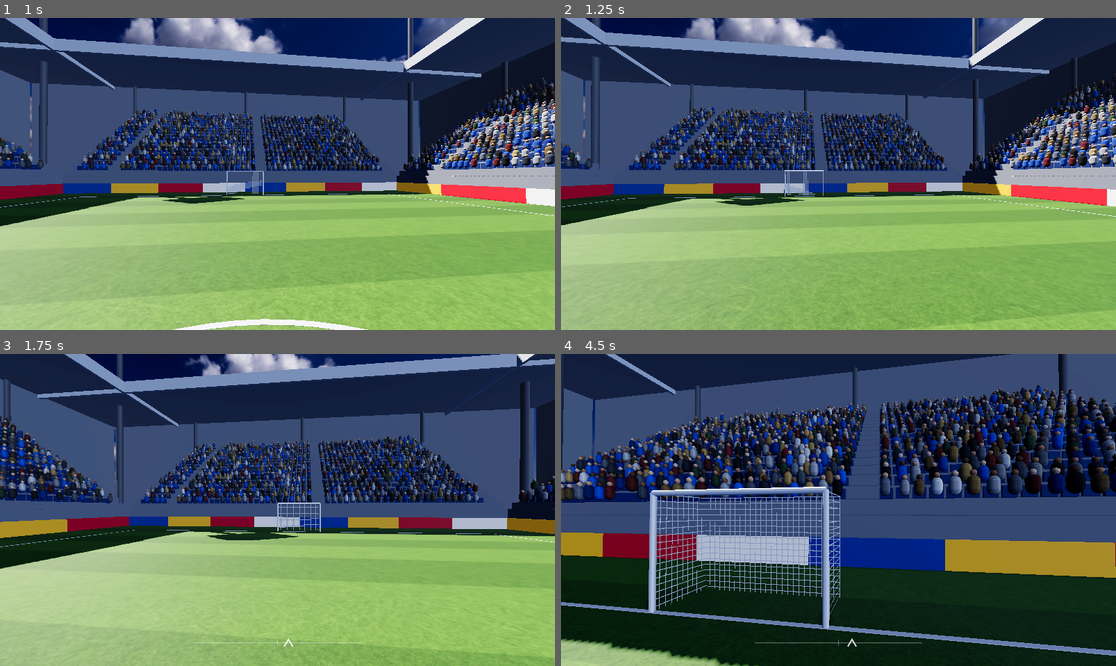
Above: before the commit, frames 1-4 (two rows, left to right).
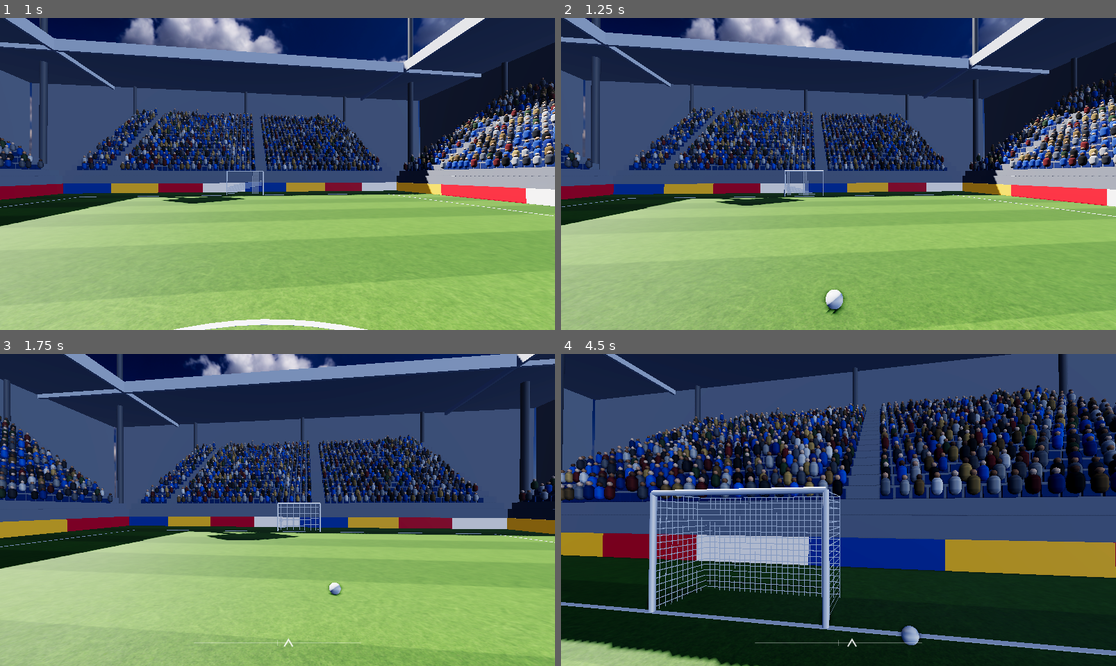
Above: after the commit, the same moments.

Repository: Nachiket115/footyiq
Game: Godot game, scene res://sim/match_world.tscn
Same seed, same stepped clock (60 frames per second), same inputs: the game is played once before the commit and once after it.
Inputs (mouse positions are in pixels of both pictures, inside the frame that each line leads up to):
- Up to frame 1 (1 s): tap Enter at 0.5 s; move the mouse to (305, 174) at 0.52 s; hold W (move_forward) from 0.53 s (still down); hold Q (align) from 0.53 s (still down); click (305, 174) at 0.67 s; tap Space (lofted) at 0.8 s
- Up to frame 2 (1.25 s): keep holding W (move_forward); keep holding Q (align)
- Up to frame 3 (1.75 s): keep holding W (move_forward); move the mouse to (249, 510) at 1.27 s; release Q (align) at 1.28 s; tap Space (lofted) at 1.35 s; click (249, 510) at 1.55 s
- Up to frame 4 (4.5 s): keep holding W (move_forward); move the mouse to (849, 503) at 2.02 s; press the mouse at (849, 503) at 2.03 s; right-click (849, 503) at 2.3 s; move the mouse to (832, 516) at 2.77 s; release the mouse at (832, 516) at 2.78 s; right-click (832, 516) at 2.85 s; click (832, 516) at 2.92 s; tap Shift (sprint) at 3.05 s; move the mouse to (877, 513) at 3.52 s; hold Shift (sprint) 3.53-4.28 s; tap E (trap) at 3.8, 4.35 s; move the mouse to (794, 506) at 4.27 s

Frame 1 is identical in both runs. In frame 2, 0.3% of the frame differs, in the area x 47-52%, y 86-96%; in frame 3, less than 0.1%; in frame 4, 0.2%.

Commit message:
feat(core): add possession, dribble touches and kicks

Diff:
--- a/config/tuning.json
+++ b/config/tuning.json
@@ -44,12 +44,26 @@
 		"out_margin": 3.0
 	},
 	"control": {
-		"radius": 0.9
+		"radius": 0.9,
+		"max_height": 0.6,
+		"max_ball_speed": 12.0,
+		"trap_speed_factor": 1.5
+	},
+	"dribble": {
+		"lead_distance": 0.6,
+		"slack": 0.15,
+		"touch_speed_factor": 1.2
 	},
 	"kick": {
+		"pass_speed_min": 8.0,
+		"pass_speed_max": 22.0,
 		"shot_speed": 25.0,
 		"loft_angle_deg": 20.0,
-		"tap_power": 0.5
+		"charge_time": 0.8
+	},
+	"tackle": {
+		"radius": 0.9,
+		"chance_per_s": 2.0
 	},
 	"visual": {
 		"mow_stripe_width": 2.5,
--- a/core/ball_control.gd
+++ b/core/ball_control.gd
@@ -3,17 +3,133 @@
 const WorldState = preload("res://core/world_state.gd")
 const PlayerCommand = preload("res://core/player_command.gd")
 
+const Action = PlayerCommand.Action
 
-static func kick(state: WorldState, cmd: PlayerCommand, t: Dictionary) -> void:
-	var player := state.player_by_id(cmd.player_id)
+
+static func update(state: WorldState, commands: Dictionary, dt: float, t: Dictionary, rng: RandomNumberGenerator) -> void:
 	var ball := state.ball
-	if player == null or ball.pos.y > t.player.height:
+	var c: Dictionary = t.control
+	var owner := state.player_by_id(ball.owner_id)
+	if owner != null and not _near(ball, owner, c.radius, c.max_height):
+		ball.owner_id = -1
+		owner = null
+
+	var fresh := false
+	if owner != null:
+		for player in state.players:
+			if player.team == owner.team or _action(commands, player) != Action.TACKLE:
+				continue
+			if _near(ball, player, t.tackle.radius, c.max_height) and rng.randf() < t.tackle.chance_per_s * dt:
+				owner = player
+				fresh = true
+				_take(state, player, true)
+				break
+
+	if owner == null:
+		owner = _claimant(state, commands, c)
+		if owner != null:
+			fresh = true
+			_take(state, owner, false)
+
+	for player in state.players:
+		var action := _action(commands, player)
+		if action != Action.PASS and action != Action.SHOOT:
+			continue
+		if ball.owner_id != -1 and ball.owner_id != player.id:
+			continue
+		if _near(ball, player, c.radius, t.player.height):
+			_kick(state, player, commands[player.id], t.kick)
+			return
+
+	if owner == null:
 		return
-	if Vector2(ball.pos.x, ball.pos.z).distance_to(player.pos) > t.control.radius:
-		return
+	if _action(commands, owner) == Action.TRAP:
+		_set_flat_vel(ball, owner.vel)
+	elif fresh or _touch_due(ball, owner, t.dribble):
+		_touch(ball, owner, t)
+		_event(state, "touch", owner.id)
+
+
+static func _action(commands: Dictionary, player: WorldState.PlayerState) -> int:
+	var cmd: PlayerCommand = commands.get(player.id)
+	return Action.NONE if cmd == null else cmd.action
+
+
+static func _flat(v: Vector3) -> Vector2:
+	return Vector2(v.x, v.z)
+
+
+static func _set_flat_vel(ball: WorldState.BallState, vel: Vector2) -> void:
+	ball.vel = Vector3(vel.x, minf(ball.vel.y, 0.0), vel.y)
+
+
+static func _near(ball: WorldState.BallState, player: WorldState.PlayerState, radius: float, max_height: float) -> bool:
+	return ball.pos.y <= max_height and _flat(ball.pos).distance_to(player.pos) <= radius
+
+
+static func _claimant(state: WorldState, commands: Dictionary, c: Dictionary) -> WorldState.PlayerState:
+	var ball := state.ball
+	var best: WorldState.PlayerState = null
+	var best_dist := INF
+	for player in state.players:
+		if not _near(ball, player, c.radius, c.max_height):
+			continue
+		var offset := _flat(ball.pos) - player.pos
+		var rel := _flat(ball.vel) - player.vel
+		var max_speed: float = c.max_ball_speed
+		if _action(commands, player) == Action.TRAP:
+			max_speed *= c.trap_speed_factor
+		if rel.length() > max_speed or rel.dot(offset) > 0.0:
+			continue
+		if offset.length() < best_dist:
+			best_dist = offset.length()
+			best = player
+	return best
+
+
+static func _take(state: WorldState, player: WorldState.PlayerState, tackle: bool) -> void:
+	var ball := state.ball
+	var previous := state.player_by_id(ball.last_touch_id)
+	if previous != null and previous.team != player.team:
+		_event(state, "turnover", player.id, {"from_id": previous.id, "tackle": tackle})
+	_event(state, "receive", player.id, {"from_id": ball.pass_from_id, "target_id": ball.pass_target_id})
+	ball.owner_id = player.id
+	ball.last_touch_id = player.id
+	ball.pass_from_id = -1
+	ball.pass_target_id = -1
+
+
+static func _kick(state: WorldState, player: WorldState.PlayerState, cmd: PlayerCommand, k: Dictionary) -> void:
+	var ball := state.ball
+	var passing := cmd.action == Action.PASS
+	var power := clampf(cmd.power, 0.0, 1.0)
+	var speed: float = lerpf(k.pass_speed_min, k.pass_speed_max, power) if passing else k.shot_speed * power
 	var yaw := player.body_yaw + player.head_yaw
-	var loft := deg_to_rad(t.kick.loft_angle_deg) if cmd.lofted else 0.0
-	var speed: float = t.kick.shot_speed * clampf(cmd.power, 0.0, 1.0)
+	var loft := deg_to_rad(k.loft_angle_deg) if cmd.lofted else 0.0
 	ball.vel = Vector3(cos(yaw) * cos(loft), sin(loft), sin(yaw) * cos(loft)) * speed
 	ball.owner_id = -1
 	ball.last_touch_id = player.id
+	ball.pass_from_id = player.id if passing else -1
+	ball.pass_target_id = cmd.target_id if passing else -1
+	_event(state, "pass" if passing else "shot", player.id, {"target_id": cmd.target_id, "power": power, "lofted": cmd.lofted})
+
+
+static func _home(player: WorldState.PlayerState, d: Dictionary) -> Vector2:
+	return player.pos + Vector2.from_angle(player.body_yaw) * d.lead_distance
+
+
+static func _touch_due(ball: WorldState.BallState, player: WorldState.PlayerState, d: Dictionary) -> bool:
+	var offset := _flat(ball.pos) - _home(player, d)
+	return offset.length() > d.slack and offset.dot(_flat(ball.vel) - player.vel) >= 0.0
+
+
+static func _touch(ball: WorldState.BallState, player: WorldState.PlayerState, t: Dictionary) -> void:
+	var to_home := _home(player, t.dribble) - _flat(ball.pos)
+	var roll_speed: float = sqrt(2.0 * t.ball.rolling_friction * t.sim.gravity * to_home.length())
+	_set_flat_vel(ball, player.vel + to_home.normalized() * roll_speed * t.dribble.touch_speed_factor)
+
+
+static func _event(state: WorldState, type: String, player_id: int, extra := {}) -> void:
+	var event := {"type": type, "tick": state.tick, "player_id": player_id}
+	event.merge(extra)
+	state.events.append(event)
--- a/core/sim.gd
+++ b/core/sim.gd
@@ -31,9 +31,10 @@
 	for player in state.players:
 		player.pos = player.pos.clamp(-limit, limit)
 
-	for cmd: PlayerCommand in commands:
-		if cmd.action == PlayerCommand.Action.SHOOT:
-			BallControl.kick(state, cmd, t)
+	var rng := RandomNumberGenerator.new()
+	rng.state = int(state.rng_state)
+	BallControl.update(state, by_player, dt, t, rng)
+	state.rng_state = str(rng.state)
 
 	for event in BallPhysics.integrate(state.ball, state.players, dt, state.pitch, t):
 		event["tick"] = state.tick
@@ -59,3 +60,5 @@
 	ball.vel = Vector3.ZERO
 	ball.spin = Vector3.ZERO
 	ball.owner_id = -1
+	ball.pass_from_id = -1
+	ball.pass_target_id = -1
--- a/sim/human_controller.gd
+++ b/sim/human_controller.gd
@@ -12,14 +12,16 @@
 var _yaw_limit: float
 var _pitch_limit: float
 var _smoothing: float
-var _tap_power: float
+var _charge_per_tick: float
+
+var charge := 0.0
 
 
 func _init(t: Dictionary) -> void:
 	_yaw_limit = deg_to_rad(t.player.head_yaw_limit_deg)
 	_pitch_limit = deg_to_rad(t.player.head_pitch_limit_deg)
 	_smoothing = t.camera.look_smoothing_s
-	_tap_power = t.kick.tap_power
+	_charge_per_tick = 1.0 / (t.kick.charge_time * t.sim.tick_rate)
 
 
 func update_look(look_delta: Vector2, dt: float, tick_fraction := 1.0) -> void:
@@ -43,7 +45,13 @@
 	cmd.lofted = input.lofted
 	if input.shoot:
 		cmd.action = PlayerCommand.Action.SHOOT
-		cmd.power = _tap_power
+		cmd.power = 1.0
+	elif input.pass_released:
+		cmd.action = PlayerCommand.Action.PASS
+		cmd.power = charge
+	elif input.trap:
+		cmd.action = PlayerCommand.Action.TRAP
+	charge = minf(charge + _charge_per_tick, 1.0) if input.pass_held else 0.0
 	_commanded_yaw = _look_yaw
 	return cmd
 
--- /dev/null
+++ b/tests/test_ball_control.gd
@@ -0,0 +1,232 @@
+extends "res://tests/case.gd"
+
+const Config = preload("res://core/config.gd")
+const WorldState = preload("res://core/world_state.gd")
+const PlayerCommand = preload("res://core/player_command.gd")
+const Sim = preload("res://core/sim.gd")
+const BallControl = preload("res://core/ball_control.gd")
+
+const DT := 1.0 / 60.0
+
+var cfg := Config.load_all("res://config")
+var t: Dictionary = cfg["tuning"]
+
+
+func _state(spots: Array, ball_xz := Vector2(0.6, 0.0)) -> WorldState:
+	var state := WorldState.new()
+	state.pitch = {"length": 200.0, "width": 200.0, "goal_width": 0.0, "boards": true}
+	for i in spots.size():
+		var player := WorldState.PlayerState.new()
+		player.id = i
+		player.team = i % 2
+		player.pos = spots[i]
+		state.players.append(player)
+	state.ball.pos = Vector3(ball_xz.x, t.ball.radius, ball_xz.y)
+	Sim.seed_rng(state, 1)
+	return state
+
+
+func _cmd(id: int, action := PlayerCommand.Action.NONE, power := 0.0) -> PlayerCommand:
+	var cmd := PlayerCommand.new()
+	cmd.player_id = id
+	cmd.action = action
+	cmd.power = power
+	return cmd
+
+
+func _update(state: WorldState, commands: Array = [], tuning: Dictionary = t) -> void:
+	var by_player := {}
+	for cmd: PlayerCommand in commands:
+		by_player[cmd.player_id] = cmd
+	var rng := RandomNumberGenerator.new()
+	rng.state = int(state.rng_state)
+	BallControl.update(state, by_player, DT, tuning, rng)
+
+
+func _run(state: WorldState, seconds: float, cmd: PlayerCommand) -> Array:
+	var seen := []
+	for i in int(seconds * 60.0):
+		Sim.step(state, [cmd] if cmd != null else [], cfg)
+		for event in state.events:
+			seen.append(event.type)
+	return seen
+
+
+func _flat(v: Vector3) -> Vector2:
+	return Vector2(v.x, v.z)
+
+
+func test_slow_ball_inside_radius_gives_possession() -> void:
+	var state := _state([Vector2.ZERO])
+	_update(state)
+	check_eq(state.ball.owner_id, 0, "owner")
+	check_eq(state.events[0].type, "receive", "receive event")
+
+
+func test_ball_outside_radius_gives_nothing() -> void:
+	var state := _state([Vector2.ZERO], Vector2(t.control.radius + 0.1, 0.0))
+	_update(state)
+	check_eq(state.ball.owner_id, -1, "owner")
+
+
+func test_fast_ball_inside_radius_does_not() -> void:
+	var state := _state([Vector2.ZERO])
+	state.ball.vel = Vector3(-(t.control.max_ball_speed + 1.0), 0.0, 0.0)
+	_update(state)
+	check_eq(state.ball.owner_id, -1, "owner")
+
+
+func test_trap_controls_a_faster_ball_and_stops_it() -> void:
+	var state := _state([Vector2.ZERO])
+	state.ball.vel = Vector3(-(t.control.max_ball_speed + 1.0), 0.0, 0.0)
+	_update(state, [_cmd(0, PlayerCommand.Action.TRAP)])
+	check_eq(state.ball.owner_id, 0, "owner")
+	check_eq(state.ball.vel, Vector3.ZERO, "ball stopped")
+
+
+func test_ball_too_high_is_not_controlled() -> void:
+	var state := _state([Vector2.ZERO])
+	state.ball.pos.y = t.control.max_height + 0.2
+	_update(state)
+	check_eq(state.ball.owner_id, -1, "owner")
+
+
+func test_dribble_touch_pushes_ball_ahead_of_carrier() -> void:
+	var state := _state([Vector2.ZERO])
+	var cmd := _cmd(0)
+	cmd.move = Vector2(0.0, 1.0)
+	var seen := _run(state, 4.0, cmd)
+	var player := state.players[0]
+	var lead := (_flat(state.ball.pos) - player.pos).dot(Vector2.from_angle(player.body_yaw))
+	check_eq(state.ball.owner_id, 0, "still owner")
+	check(player.pos.x > 10.0, "carrier travelled")
+	check(lead > t.player.radius and lead < t.control.radius, "ball ahead and close, lead %s" % lead)
+	check(seen.count("touch") >= 3, "several touches, got %s" % seen.count("touch"))
+	check(seen.count("touch") < 40, "not a touch every tick, got %s" % seen.count("touch"))
+
+
+func test_sprinting_through_a_full_turn_keeps_the_ball() -> void:
+	var state := _state([Vector2.ZERO])
+	var cmd := _cmd(0)
+	cmd.move = Vector2(0.0, 1.0)
+	cmd.sprint = true
+	_run(state, 2.0, cmd)
+	check_near(state.players[0].vel.length(), t.player.sprint_speed, 0.1, "at sprint speed")
+	cmd.move = Vector2(1.0, 1.0)
+	_run(state, 4.0, cmd)
+	check_eq(state.ball.owner_id, 0, "still owner")
+
+
+func test_backpedal_and_standing_turn_keep_the_ball() -> void:
+	var state := _state([Vector2.ZERO])
+	var cmd := _cmd(0)
+	_run(state, 0.1, cmd)
+	cmd.move = Vector2(0.0, -1.0)
+	_run(state, 3.0, cmd)
+	check_eq(state.ball.owner_id, 0, "owner after backpedal")
+	cmd.move = Vector2(1.0, 0.0)
+	_run(state, 3.0, cmd)
+	check_eq(state.ball.owner_id, 0, "owner after standing turn")
+	var player := state.players[0]
+	_run(state, 1.0, _cmd(0))
+	var lead := (_flat(state.ball.pos) - player.pos).dot(Vector2.from_angle(player.body_yaw))
+	check(lead > t.player.radius, "ball settles in front, lead %s" % lead)
+
+
+func test_pass_speed_scales_with_power() -> void:
+	for sample in [[0.0, t.kick.pass_speed_min], [1.0, t.kick.pass_speed_max]]:
+		var state := _state([Vector2.ZERO])
+		_update(state, [_cmd(0, PlayerCommand.Action.PASS, sample[0])])
+		check_near(state.ball.vel.length(), sample[1], 1e-4, "speed at power %s" % sample[0])
+
+
+func test_pass_goes_where_the_head_looks() -> void:
+	var state := _state([Vector2.ZERO])
+	state.players[0].head_yaw = 0.5
+	_update(state, [_cmd(0, PlayerCommand.Action.PASS, 0.5)])
+	check_near(_flat(state.ball.vel).angle(), 0.5, 1e-4, "direction")
+
+
+func test_lofted_pass_has_upward_velocity() -> void:
+	var state := _state([Vector2.ZERO])
+	var cmd := _cmd(0, PlayerCommand.Action.PASS, 0.5)
+	cmd.lofted = true
+	_update(state, [cmd])
+	check(state.ball.vel.y > 1.0, "upward velocity %s" % state.ball.vel.y)
+
+
+func test_pass_emits_event_and_clears_owner() -> void:
+	var state := _state([Vector2.ZERO])
+	_update(state)
+	var cmd := _cmd(0, PlayerCommand.Action.PASS, 0.5)
+	cmd.target_id = 3
+	_update(state, [cmd])
+	var event: Dictionary = state.events[-1]
+	check_eq(state.ball.owner_id, -1, "owner cleared")
+	check_eq(event.type, "pass", "event type")
+	check_eq(event.player_id, 0, "event player")
+	check_eq(state.ball.pass_from_id, 0, "pass from")
+	check_eq(state.ball.pass_target_id, 3, "pass target")
+	check_eq(state.ball.last_touch_id, 0, "last touch")
+
+
+func test_passer_does_not_take_back_own_pass() -> void:
+	var state := _state([Vector2.ZERO])
+	Sim.step(state, [], cfg)
+	Sim.step(state, [_cmd(0, PlayerCommand.Action.PASS, 0.0)], cfg)
+	_run(state, 0.5, null)
+	check_eq(state.ball.owner_id, -1, "ball is free")
+	check(state.ball.pos.x > 2.0, "ball left the passer")
+
+
+func test_cannot_kick_a_ball_an_opponent_owns() -> void:
+	var state := _state([Vector2.ZERO, Vector2(1.2, 0.0)])
+	_update(state)
+	check_eq(state.ball.owner_id, 0, "owner")
+	_update(state, [_cmd(1, PlayerCommand.Action.SHOOT, 1.0)])
+	check_eq(state.ball.owner_id, 0, "still owner")
+
+
+func test_receive_names_the_passer_and_interception_is_a_turnover() -> void:
+	for receiver_team in [0, 1]:
+		var state := _state([Vector2.ZERO, Vector2(8.0, 0.0)])
+		state.players[1].team = receiver_team
+		state.players[1].body_yaw = PI
+		Sim.step(state, [], cfg)
+		Sim.step(state, [_cmd(0, PlayerCommand.Action.PASS, 0.2)], cfg)
+		var received := {}
+		var turnovers := 0
+		for i in 180:
+			Sim.step(state, [], cfg)
+			for event in state.events:
+				if event.type == "receive":
+					received = event
+				turnovers += int(event.type == "turnover")
+		check_eq(state.ball.owner_id, 1, "receiver owns the ball")
+		check_eq(received.get("from_id"), 0, "receive names the passer")
+		check_eq(turnovers, receiver_team, "turnover only for the other team")
+		check_eq(state.ball.pass_from_id, -1, "pass is over")
+
+
+func test_tackle_wins_the_ball_only_from_an_opponent() -> void:
+	var always: Dictionary = t.duplicate(true)
+	always.tackle.chance_per_s = 60.0
+	var never: Dictionary = t.duplicate(true)
+	never.tackle.chance_per_s = 0.0
+	for sample in [[always, 1, 1], [never, 1, 0], [always, 0, 0]]:
+		var state := _state([Vector2.ZERO, Vector2(1.3, 0.0)])
+		state.players[1].team = sample[1]
+		state.players[1].body_yaw = PI
+		_update(state, [], sample[0])
+		_update(state, [_cmd(1, PlayerCommand.Action.TACKLE)], sample[0])
+		check_eq(state.ball.owner_id, sample[2], "owner after tackle")
+		if sample[2] == 1:
+			var turnovers := state.events.filter(func(e: Dictionary) -> bool: return e.type == "turnover")
+			check_eq(turnovers.size(), 1, "one turnover event")
+			check_eq(turnovers[0].get("from_id"), 0, "turnover names the loser")
+
+
+func test_ball_on_player_centre_stays_finite() -> void:
+	var state := _state([Vector2.ZERO], Vector2.ZERO)
+	_run(state, 0.5, null)
+	check(is_finite(state.ball.pos.x) and is_finite(state.ball.vel.x), "finite")
--- a/tests/test_human_controller.gd
+++ b/tests/test_human_controller.gd
@@ -7,7 +7,7 @@
 var t: Dictionary = Config.load_all("res://config")["tuning"]
 var yaw_limit := deg_to_rad(t.player.head_yaw_limit_deg)
 
-const IDLE := {"move": Vector2.ZERO, "sprint": false, "align": false, "shoot": false, "lofted": false}
+const IDLE := {"move": Vector2.ZERO, "sprint": false, "align": false, "shoot": false, "lofted": false, "pass_held": false, "pass_released": false, "trap": false}
 
 
 func test_look_accumulates_and_pitch_clamps() -> void:
@@ -56,3 +56,25 @@
 	check_eq(cmd.action, PlayerCommand.Action.SHOOT, "action")
 	check(cmd.lofted and cmd.sprint, "modifiers")
 	check_eq(cmd.move, Vector2(0, 1), "move")
+
+
+func test_held_pass_charges_and_release_sends_it() -> void:
+	var controller := HumanController.new(t)
+	var held := IDLE.merged({"pass_held": true}, true)
+	var ticks := int(t.kick.charge_time * t.sim.tick_rate / 2.0)
+	for i in ticks:
+		check_eq(controller.build_command(i, 0, held).action, PlayerCommand.Action.NONE, "no action while held")
+	check_near(controller.charge, 0.5, 0.02, "half charge")
+	var cmd: PlayerCommand = controller.build_command(ticks, 0, IDLE.merged({"pass_released": true}, true))
+	check_eq(cmd.action, PlayerCommand.Action.PASS, "pass on release")
+	check_near(cmd.power, 0.5, 0.02, "power")
+	check_eq(controller.charge, 0.0, "charge reset")
+	for i in 200:
+		controller.build_command(i, 0, held)
+	check_eq(controller.charge, 1.0, "charge caps at 1")
+
+
+func test_trap_input_becomes_trap_action() -> void:
+	var controller := HumanController.new(t)
+	var cmd: PlayerCommand = controller.build_command(1, 0, IDLE.merged({"trap": true}, true))
+	check_eq(cmd.action, PlayerCommand.Action.TRAP, "action")
